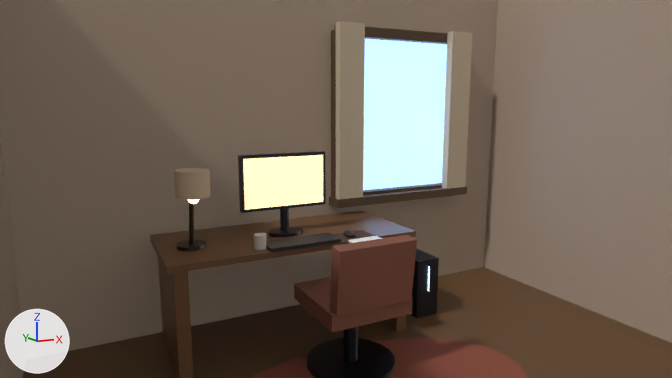
The Blender file Blender/CozyDeskRoom/cozydeskroom.blend: old version first, new version second.
Rendered twice from the file's camera 'Camera_Hero'. Every picture has the same lights, and +X, +Y and +Z are marked at lower left. The older version comes first.

Script lines for the objects in view, before the commit:
```python
me_desklampshade_mesh = bpy.data.meshes.new('DeskLampShade_Mesh')
me_desklampshade_mesh.from_pydata(...)  # a 32-sided cylinder along z spanning x -1.0..1.0, y -1.0..1.0, z -1.0..1.0
me_desklampshade_mesh.materials.append(mat_desklampshade_material)  # beige #c4ad90
me_notebook_mesh = bpy.data.meshes.new('Notebook_Mesh')
me_notebook_mesh.from_pydata(...)  # a box spanning x -1.0..1.0, y -1.0..1.0, z -1.0..1.0
me_windowglass_mesh = bpy.data.meshes.new('WindowGlass_Mesh')
me_windowglass_mesh.from_pydata([(-1.0, -1.0, 0.0), (1.0, -1.0, 0.0), (1.0, 1.0, 0.0), (-1.0, 1.0, 0.0)], [], [(0, 1, 2, 3)])
me_windowglass_mesh.materials.append(mat_windowglass_material)  # blue #89ade1, glowing blue #89ade1
ob_desklampshade = bpy.data.objects.new('DeskLampShade', me_desklampshade_mesh)
ob_desklampshade.location = (-1.0, 1.36, 1.19)
ob_desklampshade.scale = (0.1, 0.1, 0.08)
ob_notebook = bpy.data.objects.new('Notebook', me_notebook_mesh)
ob_notebook.location = (0.05, 1.08, 0.766)
ob_notebook.scale = (0.11, 0.075, 0.006)
ob_windowglass = bpy.data.objects.new('WindowGlass', me_windowglass_mesh)
ob_windowglass.location = (0.9, 2.05, 1.55)
ob_windowglass.rotation_euler = (1.571, 0.0, 0.0)  # degrees (90, 0, 0)
ob_windowglass.scale = (0.62, 0.67, 1.0)
# also in view: 'Floor' at (0.0, 0.0, -0.05); 'RightWall' at (2.06, 0.0, 1.35); 'LeftWall' at (-2.06, 0.0, 1.35); 'BackWallBottom' at (0.0, 2.06, 0.45); 'DeskTop' at (-0.35, 1.55, 0.74)
```
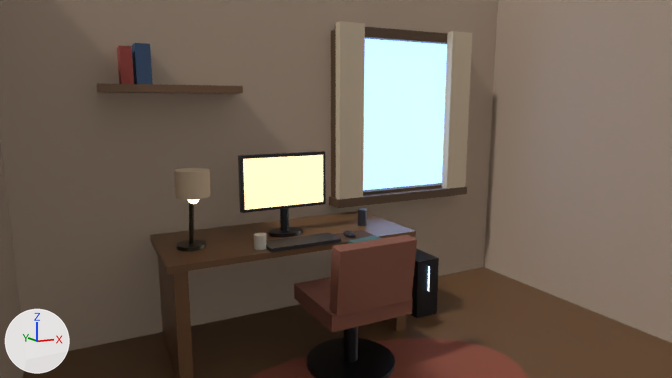
Boxes (x1, y1, x2, y2) around the edits, measured in the pictures (672 x 378 px):
'Shelf', added (brown): after (97, 83, 243, 94)
'Book2', added (dark blue): after (132, 43, 153, 84)
'Book1', added (red): after (117, 46, 134, 84)
'PenCup', added: after (358, 208, 367, 226)
'Notebook', recoloured: (349, 236, 382, 243) in both

Diff of the bpy script that builds the scene:
```diff
--- a/Blender/CozyDeskRoom/cozydeskroom.blend.py
+++ b/Blender/CozyDeskRoom/cozydeskroom.blend.py
@@ mat_notebook_material @@
+mat_notebook_material = principled_material('Notebook_Material')
+mat_notebook_material.base_color = (0.05, 0.12, 0.12)  # dark cyan #3f6161
+mat_notebook_material.roughness = 0.7
@@ mat_book2_material @@
+mat_book2_material = principled_material('Book2_Material')
+mat_book2_material.base_color = (0.04, 0.08, 0.16)  # dark blue #38506f
+mat_book2_material.roughness = 0.8
@@ mat_book1_material @@
+mat_book1_material = principled_material('Book1_Material')
+mat_book1_material.base_color = (0.3, 0.05, 0.04)  # red #953f38
+mat_book1_material.roughness = 0.8
@@ mat_shelf_material @@
+mat_shelf_material = principled_material('Shelf_Material')
+mat_shelf_material.base_color = (0.16, 0.08, 0.035)  # brown #6f5035
+mat_shelf_material.roughness = 0.45
@@ mat_pencup_material @@
+mat_pencup_material = principled_material('PenCup_Material')
+mat_pencup_material.base_color = (0.05, 0.05, 0.06)  # dark grey #3f3f45
+mat_pencup_material.metallic = 0.6
+mat_pencup_material.roughness = 0.4
@@ me_notebook_mesh @@
 me_notebook_mesh.from_pydata(...)  # 8 vertices, 6 faces; spans x -1.0..1.0, y -1.0..1.0, z -1.0..1.0
+me_notebook_mesh.materials.append(mat_notebook_material)  # dark cyan #3f6161
@@ me_book2_mesh @@
+me_book2_mesh.from_pydata(...)  # a box spanning x -1.0..1.0, y -1.0..1.0, z -1.0..1.0
+me_book2_mesh.materials.append(mat_book2_material)  # dark blue #38506f
@@ me_book1_mesh @@
+me_book1_mesh.from_pydata(...)  # a box spanning x -1.0..1.0, y -1.0..1.0, z -1.0..1.0
+me_book1_mesh.materials.append(mat_book1_material)  # red #953f38
@@ me_shelf_mesh @@
+me_shelf_mesh.from_pydata(...)  # a box spanning x -1.0..1.0, y -1.0..1.0, z -1.0..1.0
+me_shelf_mesh.materials.append(mat_shelf_material)  # brown #6f5035
@@ me_pencup_mesh @@
+me_pencup_mesh.from_pydata(...)  # a 32-sided cylinder along z spanning x -1.0..1.0, y -1.0..1.0, z -1.0..1.0
+me_pencup_mesh.materials.append(mat_pencup_material)  # dark grey #3f3f45
@@ ob_book2 @@
+ob_book2 = bpy.data.objects.new('Book2', me_book2_mesh)
+ob_book2.location = (-1.18, 1.9, 1.9)
+ob_book2.scale = (0.045, 0.11, 0.125)
@@ ob_book1 @@
+ob_book1 = bpy.data.objects.new('Book1', me_book1_mesh)
+ob_book1.location = (-1.28, 1.9, 1.89)
+ob_book1.scale = (0.035, 0.1, 0.115)
@@ ob_shelf @@
+ob_shelf = bpy.data.objects.new('Shelf', me_shelf_mesh)
+ob_shelf.location = (-1.0, 1.9, 1.75)
+ob_shelf.scale = (0.45, 0.12, 0.025)
@@ ob_pencup @@
+ob_pencup = bpy.data.objects.new('PenCup', me_pencup_mesh)
+ob_pencup.location = (0.25, 1.5, 0.82)
+ob_pencup.scale = (0.035, 0.035, 0.06)
```
